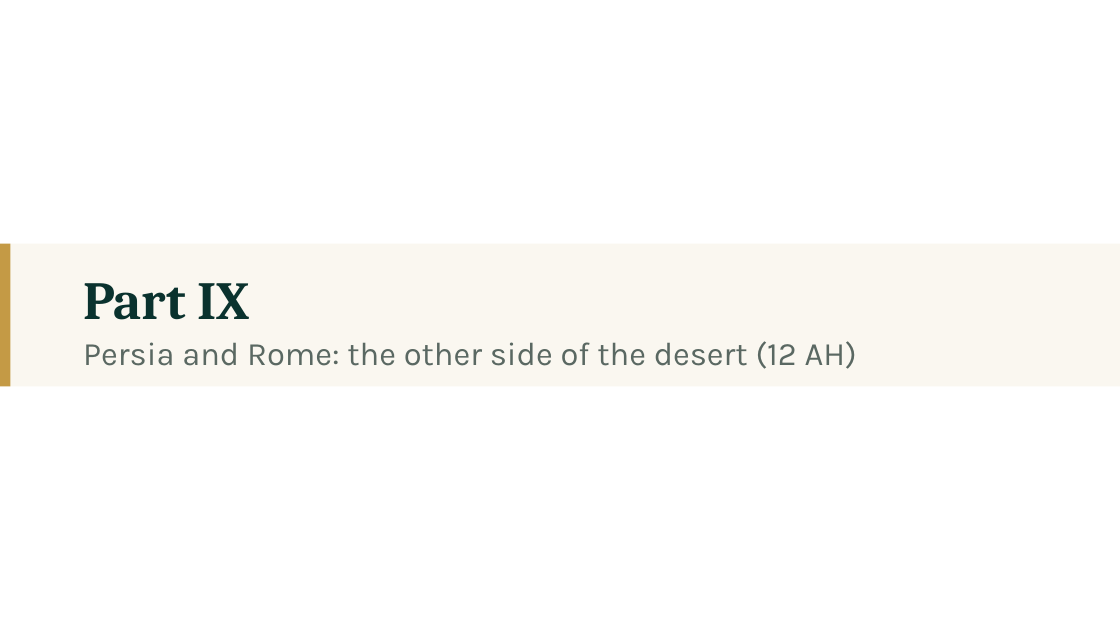
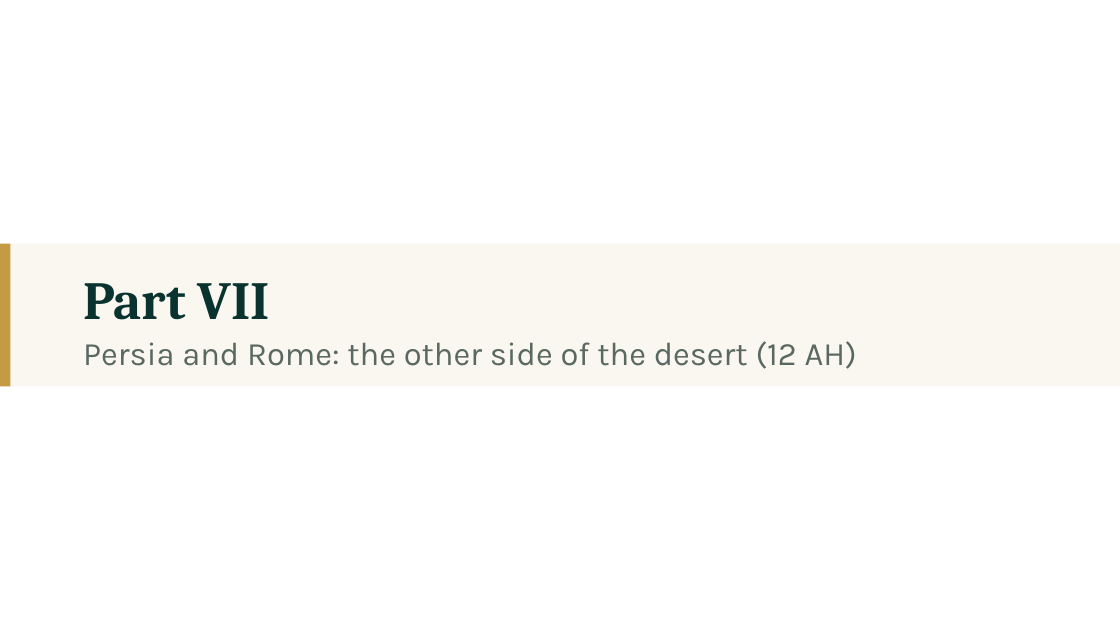
Before and after one commit to daniyalyasin93/2026SeptemberIslamicHistoryClass, a slide deck: slide 88 of S06_hadramawt_bahrayn/S06.pptx (slide 98 before the commit). Drawn at 1120x630 pixels with LibreOffice and Linux fonts; fonts in the diff are those of the drawing. Boxes give left, top, right and bottom in pixels: in the first picture for what was removed or moved away, otherwise in the second. Text is boxed around its words. In the diff, an @@ line names an element or a change of style, - is before the commit and + after.

```diff
--- a/S06_hadramawt_bahrayn/S06.pptx
+++ b/S06_hadramawt_bahrayn/S06.pptx
@@ text at box(83, 283, 270, 320): text changed @@
-Part IX
+Part VII
```
Also in this commit, not shown: 6 other slides changed, 2 slides added, 12 slides removed, 18 other files.
